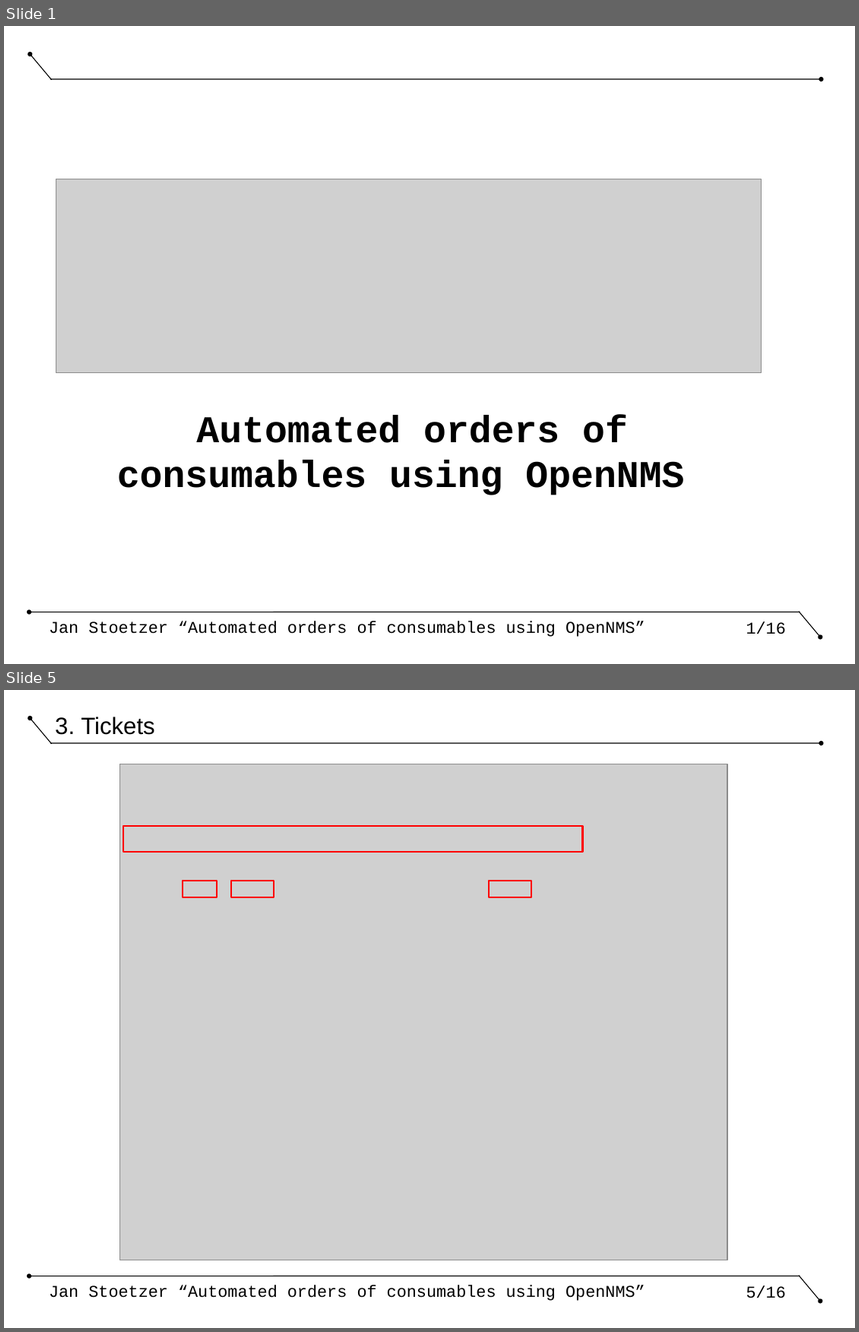
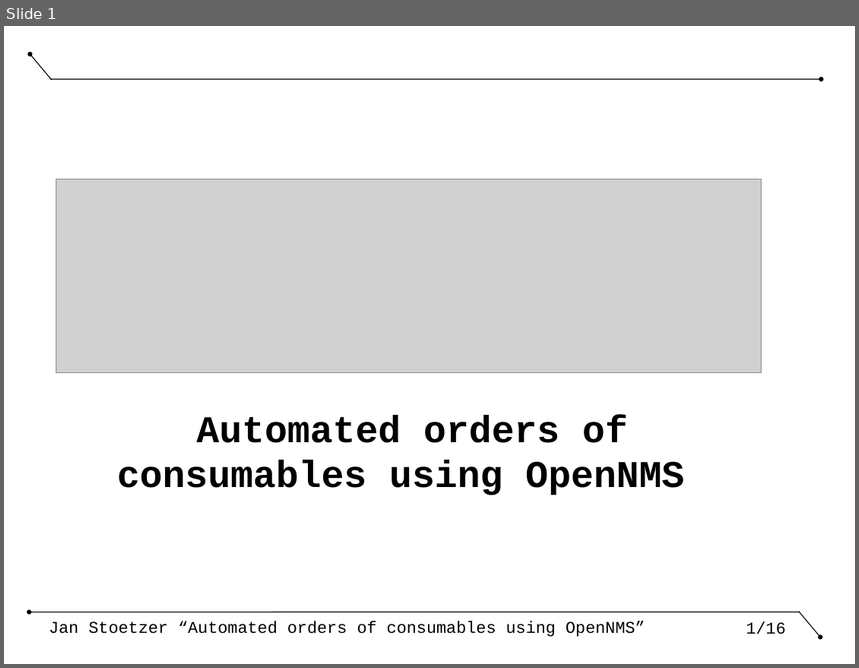
Before and after one commit to nh13jan/nms_constalk, a slide deck: _talk.odp. Shown one above the other, each under a label of ours: slides 1 and 5 before the commit, slide 1 after it; the slides between them are not shown. The pictures are 859x1332 and 859x668 pixels, drawn with LibreOffice and Linux fonts; fonts in the diff are those of the drawing; grey boxes stand for pictures; background and template pictures are left out. Boxes give left, top, right and bottom in pixels: in the first picture for what was removed or moved away, otherwise in the second. Text is boxed around its words. In the diff, an @@ line names an element or a change of style, - is before the commit and + after.

```diff
--- a/_talk.odp
+++ b/_talk.odp
@@ slide 5 removed at [4,690,855,1328], background #FFFFFF; not listed: 6 template elements that a slide beside it also shows @@
@@ title removed at [55,717,154,735] @@
-3. Tickets
@@ picture removed at [120,764,728,1260] @@
@@ rectangle removed at [123,826,583,852] @@
@@ rectangle removed at [183,881,217,897] @@
@@ rectangle removed at [231,881,274,897] @@
@@ rectangle removed at [489,881,531,897] @@
```
Also in this commit, not shown: 3 slides changed, 3 slides added.
